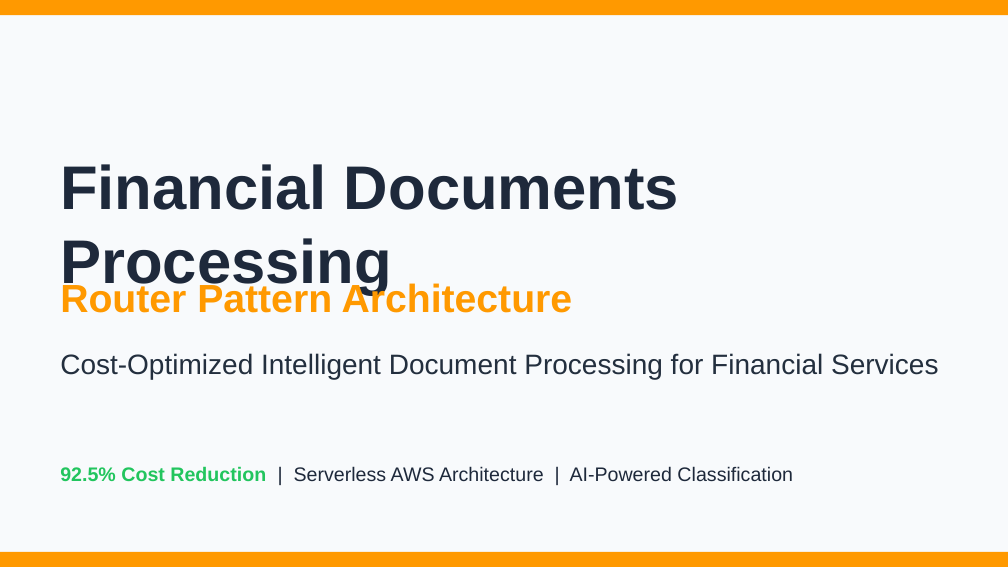
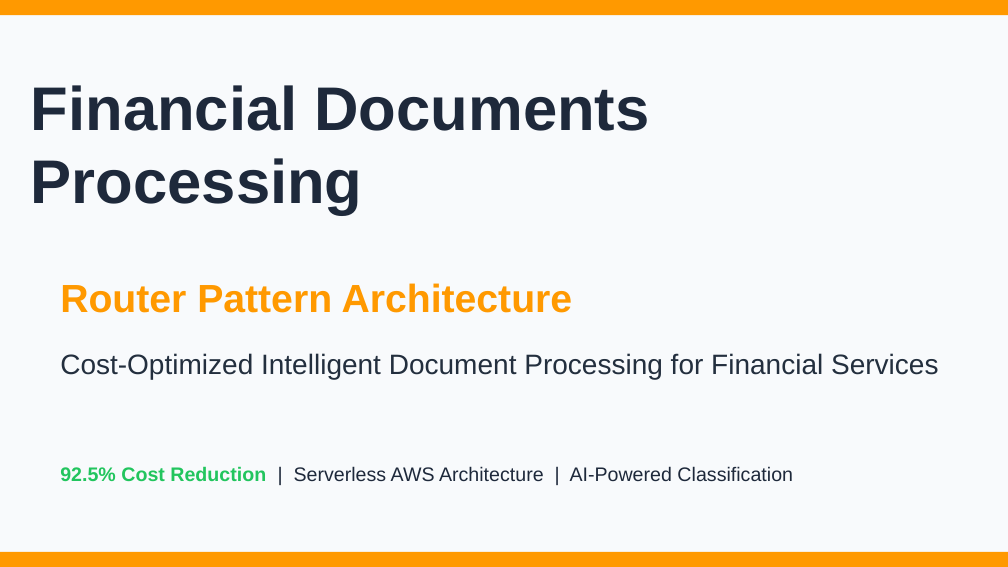
Before and after one commit to vibhupb/financial-documents-processing, a slide deck: slide 1 of docs/Financial-Documents-Processing-Router-Pattern.pptx. Drawn at 1008x567 pixels with LibreOffice and Linux fonts; fonts in the diff are those of the drawing. Boxes give left, top, right and bottom in pixels: in the first picture for what was removed or moved away, otherwise in the second. Text is boxed around its words. In the diff, an @@ line names an element or a change of style, - is before the commit and + after.

```diff
--- a/docs/Financial-Documents-Processing-Router-Pattern.pptx
+++ b/docs/Financial-Documents-Processing-Router-Pattern.pptx
@@ text "Financial Documents Processing": place and size @@
-text "Financial Documents Processing" at <box>60,164,679,295</box>
+text "Financial Documents Processing" at <box>31,85,650,215</box>
```
Also in this commit, not shown: 3 other slides changed, 10 other files.
